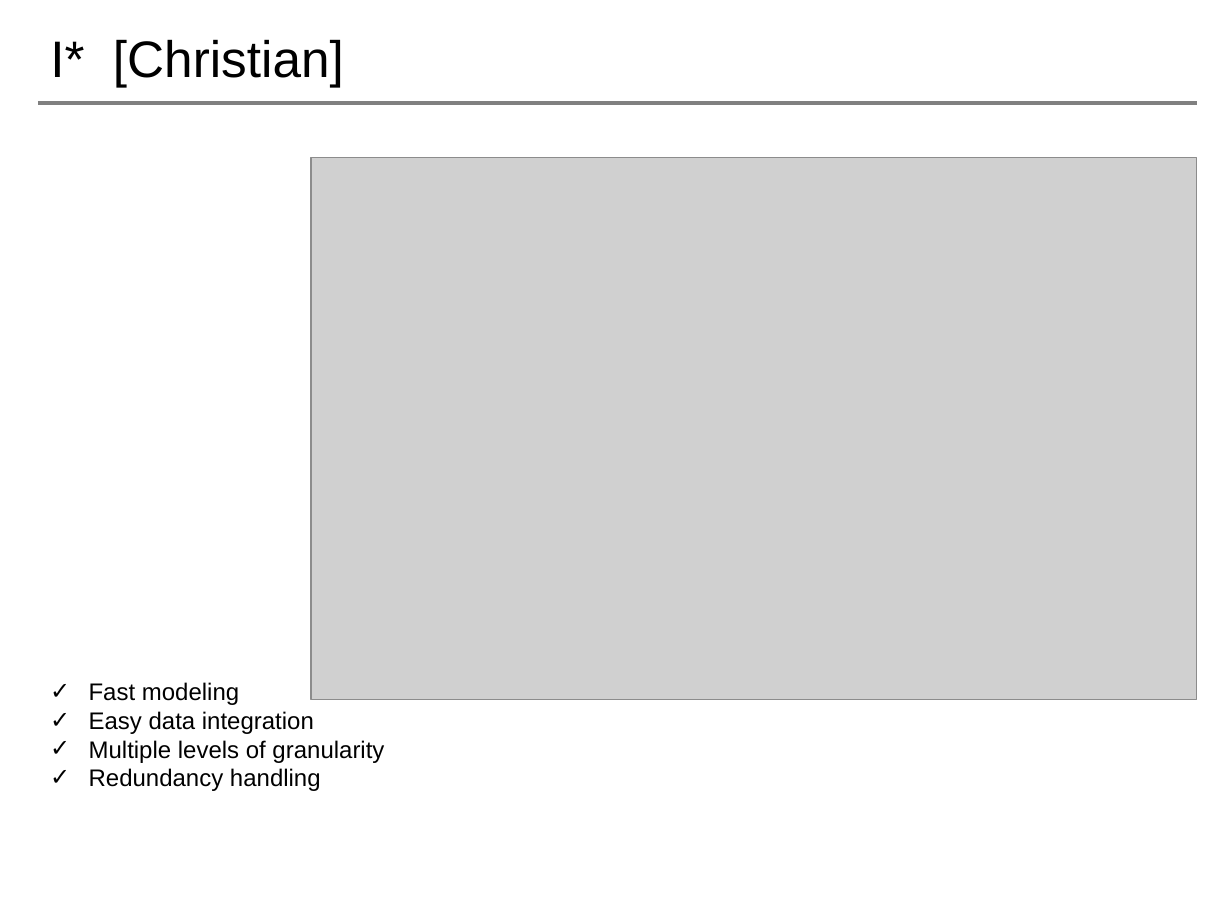
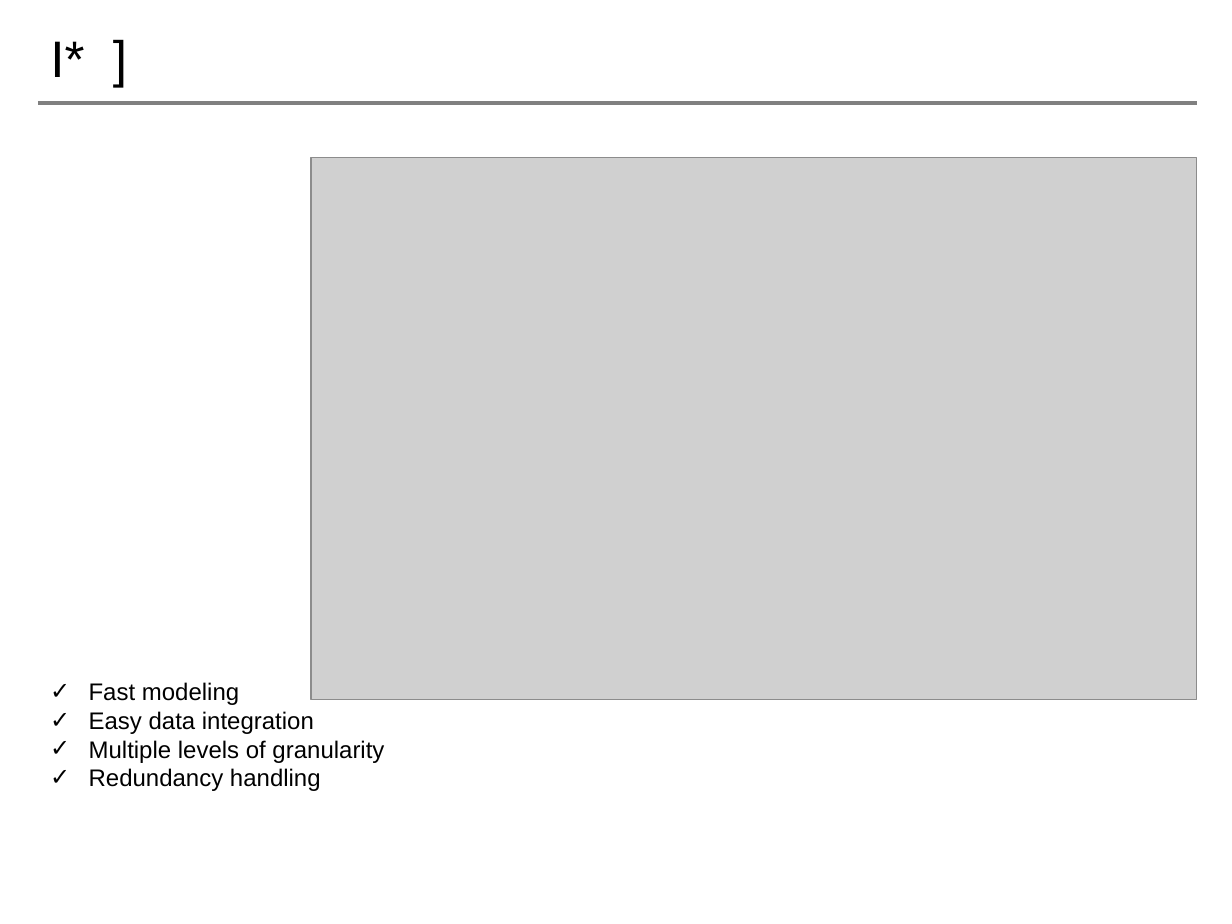
Before and after one commit to saga-project/NGMW, a slide deck: slide 12 of presentations/radical-modsim.pptx. Drawn at 1232x924 pixels with LibreOffice and Linux fonts; fonts in the diff are those of the drawing; grey boxes stand for pictures; background and template pictures are left out. Boxes give left, top, right and bottom in pixels: in the first picture for what was removed or moved away, otherwise in the second. Text is boxed around its words. In the diff, an @@ line names an element or a change of style, - is before the commit and + after.

```diff
--- a/presentations/radical-modsim.pptx
+++ b/presentations/radical-modsim.pptx
@@ title at (50,41,84,77): text changed @@
-I* [Christian]
+I* ]
```
Also in this commit, not shown: 1 other slide changed, 1 slide removed, 1 other file.
